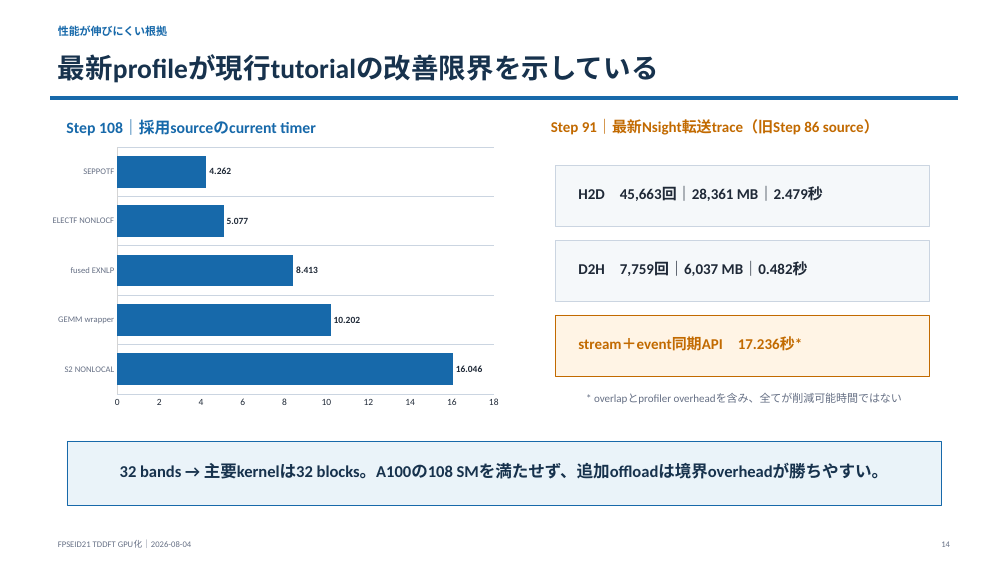
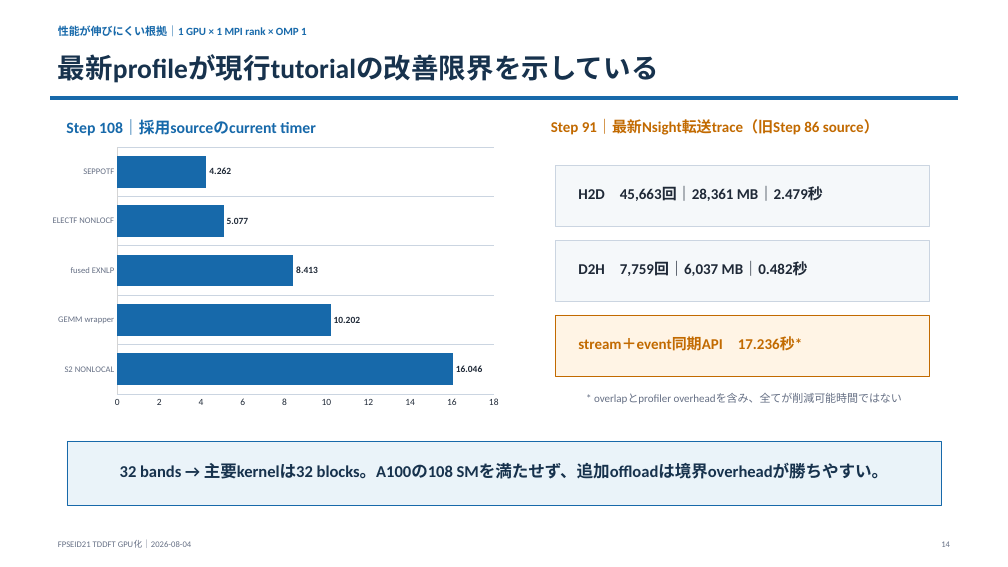
Before and after one commit to minus-orange/test_tddft, a slide deck: slide 14 of docs/FPSEID21_TDDFT_GPU_PROGRESS_2026-08-04.pptx. Drawn at 1008x567 pixels with LibreOffice and Linux fonts; fonts in the diff are those of the drawing. Boxes give left, top, right and bottom in pixels: in the first picture for what was removed or moved away, otherwise in the second. Text is boxed around its words. In the diff, an @@ line names an element or a change of style, - is before the commit and + after.

```diff
--- a/docs/FPSEID21_TDDFT_GPU_PROGRESS_2026-08-04.pptx
+++ b/docs/FPSEID21_TDDFT_GPU_PROGRESS_2026-08-04.pptx
@@ text at [58, 25, 307, 36]: text changed @@
-性能が伸びにくい根拠
+性能が伸びにくい根拠｜1 GPU × 1 MPI rank × OMP 1
```
Also in this commit, not shown: 3 other slides changed, 1 other file.
